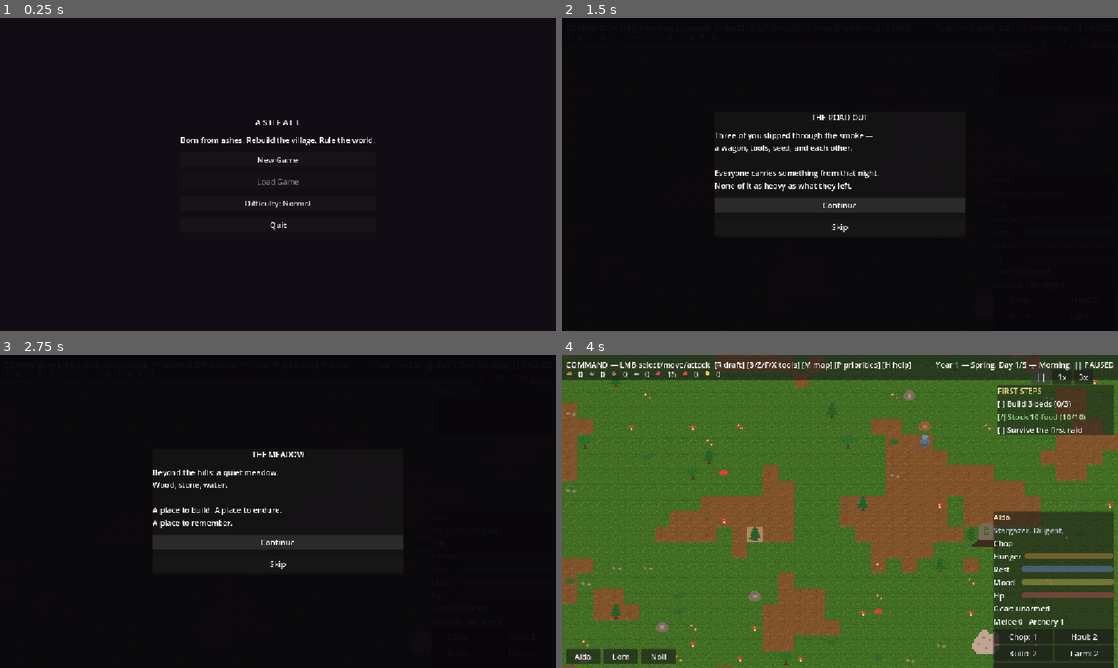
Above: before the commit, frames 1-4 (two rows, left to right).
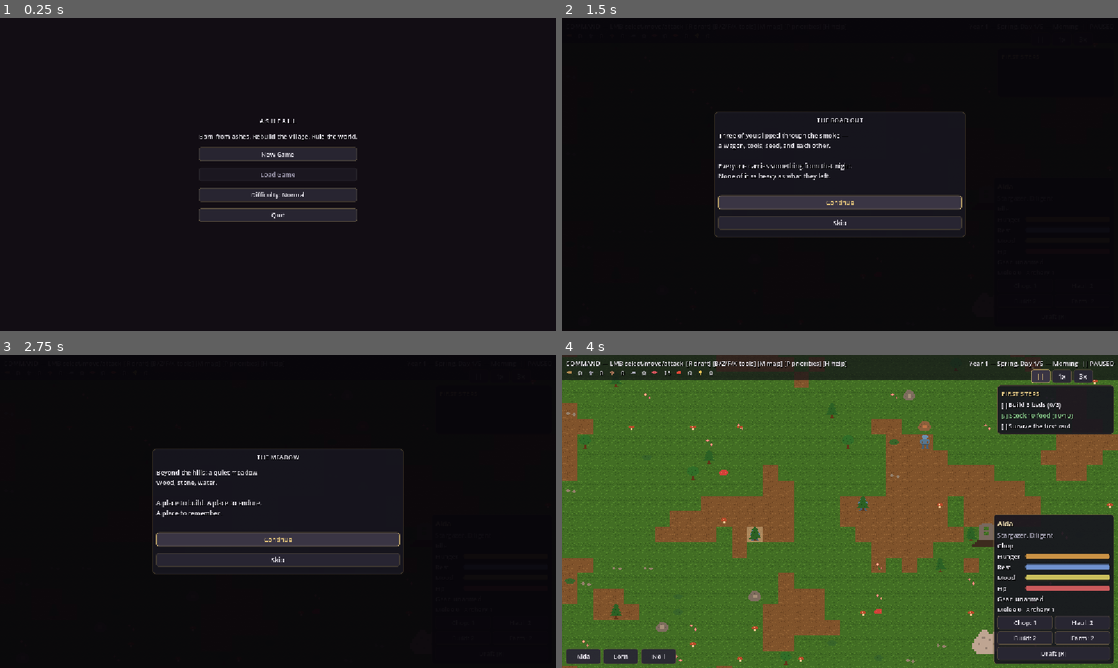
Above: after the commit, the same moments.

Repository: PakkaponBon/gameproject
Game: Godot game, scene res://scenes/main_menu.tscn
Two runs of this game, one before a commit and one after it. Both use one fixed random seed, a clock stepped at 60 frames per second and the inputs below.
Inputs:
- Up to frame 1 (0.25 s): no input
- Up to frame 2 (1.5 s): click "New Game" at 0.5 s; click "Continue" at 1.25 s
- Up to frame 3 (2.75 s): click "Continue" at 2 s
- Up to frame 4 (4 s): click "Skip" at 2.75 s; click "||" at 3.5 s

The runs differ from the first frame. In frame 1, 4.8% of the frame differs, in the area x 32-68%, y 32-68%; in frame 2, 5.6%; in frame 3, 5.2%; in frame 4, 14%, in the area x 0-100%, y 2-100%.

Commit message:
UI theme pass: modern dark-fantasy look for all panels
- New UiTheme (scripts/ui_theme.gd): rounded translucent panels,
  gold hover accents, styled progress bars, shadowed labels,
  opaque tooltips; one Theme applied to every CanvasLayer from
  main._ready and the main menu
- Feed: notification chips with word-wrap (no more text running
  off-screen), max 3 so they stay clear of the villager card
- Villager card: sized by content, grows upward from bottom-right
  (fixes the card overflowing the bottom of the screen)
- Build palette: hotbar panel behind the icon row
- FIRST STEPS: themed panel, larger gold title

Co-Authored-By: Claude Fable 5 <noreply@anthropic.com>

Diff:
--- a/scripts/build_palette.gd
+++ b/scripts/build_palette.gd
@@ -12,16 +12,20 @@
 
 func _ready() -> void:
 	visible = false
+	# Hotbar look: icon row inside a themed panel, centered above the roster.
+	var panel := PanelContainer.new()
+	panel.anchor_left = 0.5
+	panel.anchor_right = 0.5
+	panel.anchor_top = 1.0
+	panel.anchor_bottom = 1.0
+	panel.offset_top = -86.0
+	panel.offset_bottom = -44.0
+	panel.grow_horizontal = Control.GROW_DIRECTION_BOTH
+	panel.grow_vertical = Control.GROW_DIRECTION_BEGIN
+	add_child(panel)
 	_row = HBoxContainer.new()
-	_row.anchor_left = 0.5
-	_row.anchor_right = 0.5
-	_row.anchor_top = 1.0
-	_row.anchor_bottom = 1.0
-	_row.offset_top = -76.0
-	_row.offset_bottom = -48.0
-	_row.grow_horizontal = Control.GROW_DIRECTION_BOTH
 	_row.add_theme_constant_override("separation", 6)
-	add_child(_row)
+	panel.add_child(_row)
 
 func show_for(mode: int, input_ctrl: PlayerInput) -> void:
 	_input = input_ctrl
--- a/scripts/hud.gd
+++ b/scripts/hud.gd
@@ -4,7 +4,7 @@
 ## counts, and a fading notification feed. Per-villager info lives in
 ## VillagerPanel now.
 
-const FEED_MAX := 5
+const FEED_MAX := 3  # keeps the feed clear of the villager card below it
 const FEED_SECONDS := 12.0
 
 const SPRITES := preload("res://assets/sprites.png")
@@ -33,7 +33,7 @@
 	# Translucent strip across the top so mode line / icons / calendar
 	# stop fighting the grass for contrast. Drawn first = behind everything.
 	var backdrop := ColorRect.new()
-	backdrop.color = Color(0.08, 0.07, 0.1, 0.55)
+	backdrop.color = Color(0.07, 0.065, 0.09, 0.72)
 	backdrop.anchor_right = 1.0
 	backdrop.offset_bottom = 52.0
 	backdrop.mouse_filter = Control.MOUSE_FILTER_IGNORE
@@ -63,9 +63,10 @@
 	_feed = VBoxContainer.new()
 	_feed.anchor_left = 1.0
 	_feed.anchor_right = 1.0
-	_feed.offset_left = -420.0
+	_feed.offset_left = -328.0
 	_feed.offset_right = -8.0
-	_feed.offset_top = 165.0  # below the FIRST STEPS panel (top 62 + ~90 tall)
+	_feed.offset_top = 184.0  # below the FIRST STEPS panel
+	_feed.add_theme_constant_override("separation", 4)
 	add_child(_feed)
 	var speed_row := HBoxContainer.new()
 	speed_row.anchor_left = 1.0
@@ -89,31 +90,33 @@
 	GameClock.speed_changed.connect(_update_calendar)
 	_update_calendar()
 
-## Push a message into the feed. Pass a world position to make the entry
-## clickable (jumps the camera there).
+## Push a message into the feed as a translucent chip. Pass a world
+## position to make it clickable (jumps the camera there).
 func set_event(text: String, tint := Color.WHITE, jump := Vector2.INF) -> void:
 	if text == "":
 		return
-	var entry: Control
+	var chip := PanelContainer.new()
+	var label := Label.new()
+	label.text = text
+	label.autowrap_mode = TextServer.AUTOWRAP_WORD_SMART
+	label.modulate = tint
+	chip.add_child(label)
 	if jump.is_finite():
-		var button := Button.new()
-		button.text = "> " + text
-		button.flat = true
-		button.tooltip_text = "Click to look"
-		button.pressed.connect(func() -> void:
-			(get_parent().get_node("Camera") as Camera2D).position = jump)
-		entry = button
+		label.text = "» " + text
+		chip.tooltip_text = "Click to look"
+		chip.mouse_default_cursor_shape = Control.CURSOR_POINTING_HAND
+		chip.gui_input.connect(func(event: InputEvent) -> void:
+			if event is InputEventMouseButton and event.pressed \
+					and event.button_index == MOUSE_BUTTON_LEFT:
+				(get_parent().get_node("Camera") as Camera2D).position = jump)
 	else:
-		var label := Label.new()
-		label.text = "> " + text
-		entry = label
-	entry.modulate = tint
-	_feed.add_child(entry)
+		chip.mouse_filter = Control.MOUSE_FILTER_IGNORE  # don't eat map clicks
+	_feed.add_child(chip)
 	if _feed.get_child_count() > FEED_MAX:
 		_feed.get_child(0).queue_free()
 	get_tree().create_timer(FEED_SECONDS).timeout.connect(func() -> void:
-		if is_instance_valid(entry):
-			entry.queue_free())
+		if is_instance_valid(chip):
+			chip.queue_free())
 
 func _speed_button(row: HBoxContainer, text: String, tip: String, action: Callable) -> void:
 	var button := Button.new()
--- a/scripts/main.gd
+++ b/scripts/main.gd
@@ -33,6 +33,7 @@
 @onready var build_palette: BuildPalette = $BuildPalette
 
 func _ready() -> void:
+	UiTheme.apply_to_layers(self)  # children built their UI in their _ready
 	raid_director.spawn_parent = entities
 	field_keeper.spawn_parent = entities
 	forge_keeper.spawn_parent = entities
--- a/scripts/main_menu.gd
+++ b/scripts/main_menu.gd
@@ -2,6 +2,7 @@
 ## Title screen: new game / load / quit. The .md files call it Ashfall.
 
 func _ready() -> void:
+	theme = UiTheme.get_theme()
 	%NewGameButton.pressed.connect(func() -> void:
 		SaveManager.pending_load = {}
 		get_tree().change_scene_to_file("res://scenes/main.tscn"))
--- a/scripts/objective_tracker.gd
+++ b/scripts/objective_tracker.gd
@@ -19,13 +19,13 @@
 	panel.offset_left = -250.0
 	panel.offset_right = -8.0
 	panel.offset_top = 62.0
-	panel.self_modulate = Color(1, 1, 1, 0.85)
 	add_child(panel)
 	_box = VBoxContainer.new()
 	panel.add_child(_box)
 	var title := Label.new()
 	title.text = "FIRST STEPS"
 	title.modulate = Color(0.95, 0.85, 0.55)
+	title.add_theme_font_size_override("font_size", 14)
 	_box.add_child(title)
 	for id in ["beds", "food", "raid"]:
 		var label := Label.new()
--- /dev/null
+++ b/scripts/ui_theme.gd
@@ -0,0 +1,68 @@
+class_name UiTheme
+extends RefCounted
+## One dark-fantasy theme for the whole UI, built in code (all UI is
+## code-built, so the theme is too). Rounded translucent panels, warm
+## gold accents, shadowed text — applied once from main / main menu.
+
+const INK := Color(0.93, 0.92, 0.95)
+const INK_DIM := Color(0.62, 0.6, 0.68)
+const GOLD := Color(0.95, 0.82, 0.5)
+const PANEL_BG := Color(0.09, 0.085, 0.12, 0.92)
+const EDGE := Color(0.45, 0.38, 0.26, 0.8)
+
+static var _cached: Theme = null
+
+static func get_theme() -> Theme:
+	if _cached != null:
+		return _cached
+	var theme := Theme.new()
+	theme.default_font_size = 13
+	theme.set_stylebox("panel", "PanelContainer", _box(PANEL_BG, EDGE, 6, 8))
+	# Buttons: flat dark, gold on hover, sunken when pressed.
+	theme.set_stylebox("normal", "Button",
+			_box(Color(0.16, 0.15, 0.2, 0.95), Color(0.34, 0.3, 0.24), 4, 5))
+	theme.set_stylebox("hover", "Button",
+			_box(Color(0.23, 0.21, 0.27, 0.98), GOLD, 4, 5))
+	theme.set_stylebox("pressed", "Button",
+			_box(Color(0.11, 0.1, 0.14, 0.98), GOLD, 4, 5))
+	theme.set_stylebox("disabled", "Button",
+			_box(Color(0.13, 0.12, 0.16, 0.6), Color(0.3, 0.28, 0.26, 0.4), 4, 5))
+	theme.set_stylebox("focus", "Button", StyleBoxEmpty.new())
+	theme.set_color("font_color", "Button", INK)
+	theme.set_color("font_hover_color", "Button", GOLD)
+	theme.set_color("font_pressed_color", "Button", GOLD)
+	theme.set_color("font_disabled_color", "Button", INK_DIM)
+	# Progress bars: dark trough, light fill (callers tint via modulate).
+	theme.set_stylebox("background", "ProgressBar",
+			_box(Color(0.05, 0.05, 0.07, 0.9), Color(0, 0, 0, 0.5), 3, 1))
+	theme.set_stylebox("fill", "ProgressBar",
+			_box(Color(0.88, 0.88, 0.9), Color(1, 1, 1, 0.25), 3, 1))
+	# Labels: soft shadow so text reads over terrain without a backdrop.
+	theme.set_color("font_color", "Label", INK)
+	theme.set_color("font_shadow_color", "Label", Color(0, 0, 0, 0.7))
+	theme.set_constant("shadow_offset_x", "Label", 1)
+	theme.set_constant("shadow_offset_y", "Label", 1)
+	# Tooltips: opaque so they read over anything.
+	theme.set_stylebox("panel", "TooltipPanel",
+			_box(Color(0.09, 0.085, 0.12, 0.98), EDGE, 4, 6))
+	theme.set_color("font_color", "TooltipLabel", INK)
+	_cached = theme
+	return theme
+
+## Apply the theme to every UI layer under `root` (each CanvasLayer's
+## top-level Controls; it propagates to their children from there).
+static func apply_to_layers(root: Node) -> void:
+	for layer in root.get_children():
+		if layer is CanvasLayer:
+			for control in layer.get_children():
+				if control is Control:
+					(control as Control).theme = get_theme()
+
+static func _box(bg: Color, edge: Color, radius: int, margin: int) -> StyleBoxFlat:
+	var box := StyleBoxFlat.new()
+	box.bg_color = bg
+	box.border_color = edge
+	box.set_border_width_all(1)
+	box.set_corner_radius_all(radius)
+	box.set_content_margin_all(margin)
+	return box
--- a/scripts/villager_panel.gd
+++ b/scripts/villager_panel.gd
@@ -66,15 +66,17 @@
 	panel.anchor_bottom = 1.0
 	panel.offset_left = -258.0
 	panel.offset_right = -8.0
-	panel.offset_top = -324.0
+	panel.offset_top = -8.0
 	panel.offset_bottom = -8.0
-	panel.self_modulate = Color(1, 1, 1, 0.92)
+	# Sized by content, expanding upward — can never overflow the screen.
+	panel.grow_vertical = Control.GROW_DIRECTION_BEGIN
 	add_child(panel)
 	var box := VBoxContainer.new()
 	box.add_theme_constant_override("separation", 4)
 	panel.add_child(box)
 	_name_label = _label(box)
 	_name_label.modulate = Color(0.95, 0.9, 0.7)
+	_name_label.add_theme_font_size_override("font_size", 15)
 	_traits_label = _label(box)
 	_traits_label.modulate = Color(0.75, 0.75, 0.8)
 	_activity_label = _label(box)
